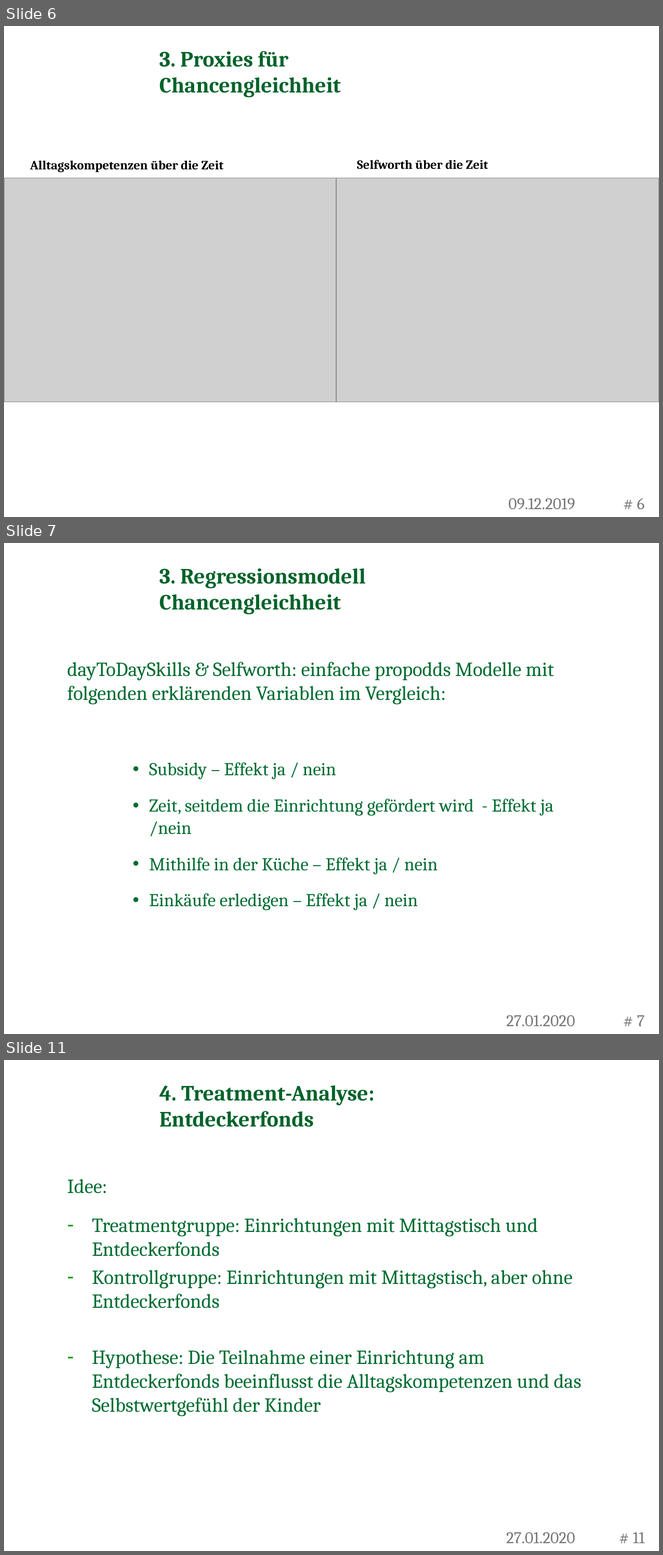
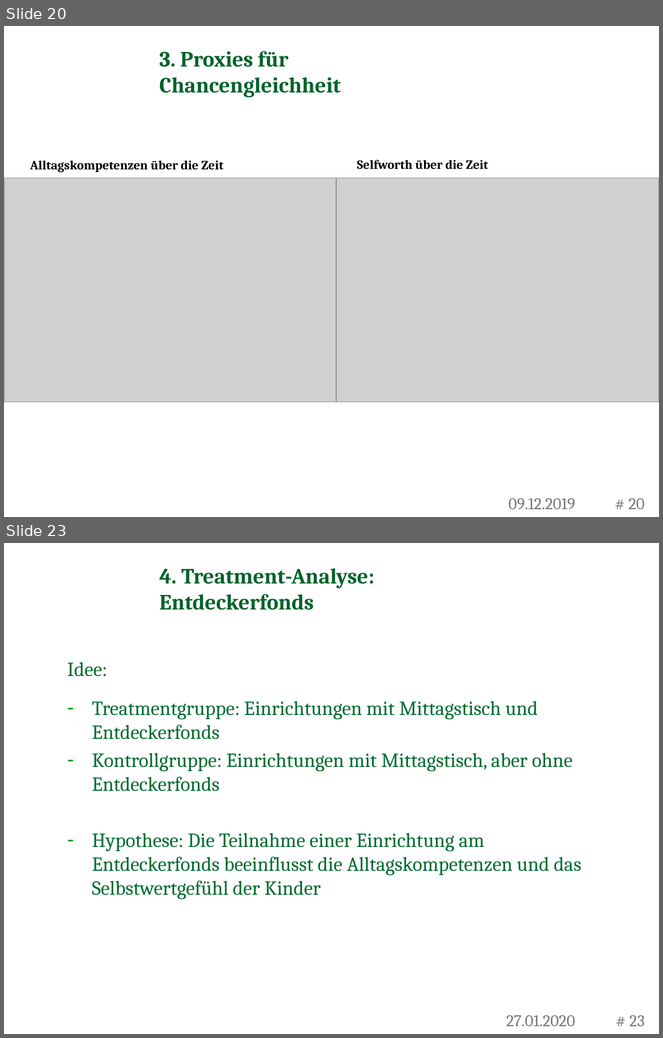
Before and after one commit to RafaelSchuetz/Pareto, a slide deck: CHILDREN/Zwischenkolloquien/2. Zwischentreffen Präsentation.pptx. Shown one above the other, each under a label of ours: slides 6, 7 and 11 before the commit, slides 20 and 23 after it; the slides between them are not shown. The pictures are 663x1555 and 663x1038 pixels, drawn with LibreOffice and Linux fonts; fonts in the diff are those of the drawing; grey boxes stand for pictures; background and template pictures are left out. Boxes give left, top, right and bottom in pixels: in the first picture for what was removed or moved away, otherwise in the second. Text is boxed around its words. In the diff, an @@ line names an element or a change of style, - is before the commit and + after.

```diff
--- a/CHILDREN/Zwischenkolloquien/2. Zwischentreffen Präsentation.pptx
+++ b/CHILDREN/Zwischenkolloquien/2. Zwischentreffen Präsentation.pptx
@@ slide 7 removed at (4, 543, 659, 1034), background picture (left out) @@
@@ title removed at (159, 568, 366, 615) @@
-3. Regressionsmodell Chancengleichheit
@@ text removed at (67, 662, 554, 911) @@
-dayToDaySkills & Selfworth: einfache propodds Modelle mit folgenden erklärenden Variablen im Vergleich:
-    • Subsidy – Effekt ja / nein
-    • Zeit, seitdem die Einrichtung gefördert wird - Effekt ja /nein
-    • Mithilfe in der Küche – Effekt ja / nein
-    • Einkäufe erledigen – Effekt ja / nein
@@ text removed at (506, 1016, 575, 1027) @@
-27.01.2020
@@ page number removed at (637, 1016, 645, 1027) @@
-# 7
@@ what was slide 6 is now slide 20 @@
@@ page number at (629, 499, 645, 510): text changed @@
-# 6
+# 20
@@ what was slide 11 is now slide 23 @@
@@ page number at (630, 1016, 645, 1027): text changed @@
-# 11
+# 23
```
Also in this commit, not shown: 6 slides changed, 14 slides added, 1 other slide removed, 11 other files.
